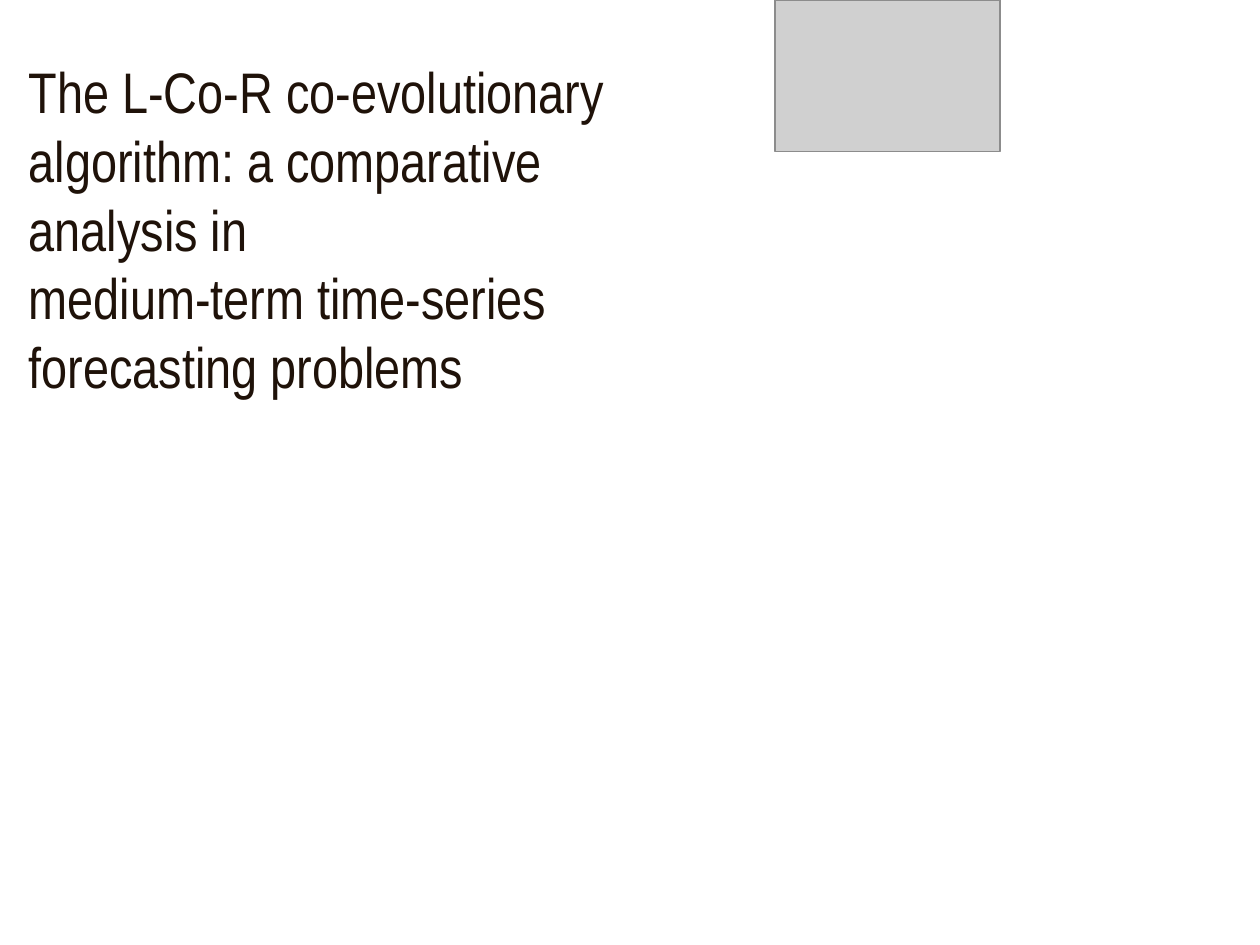
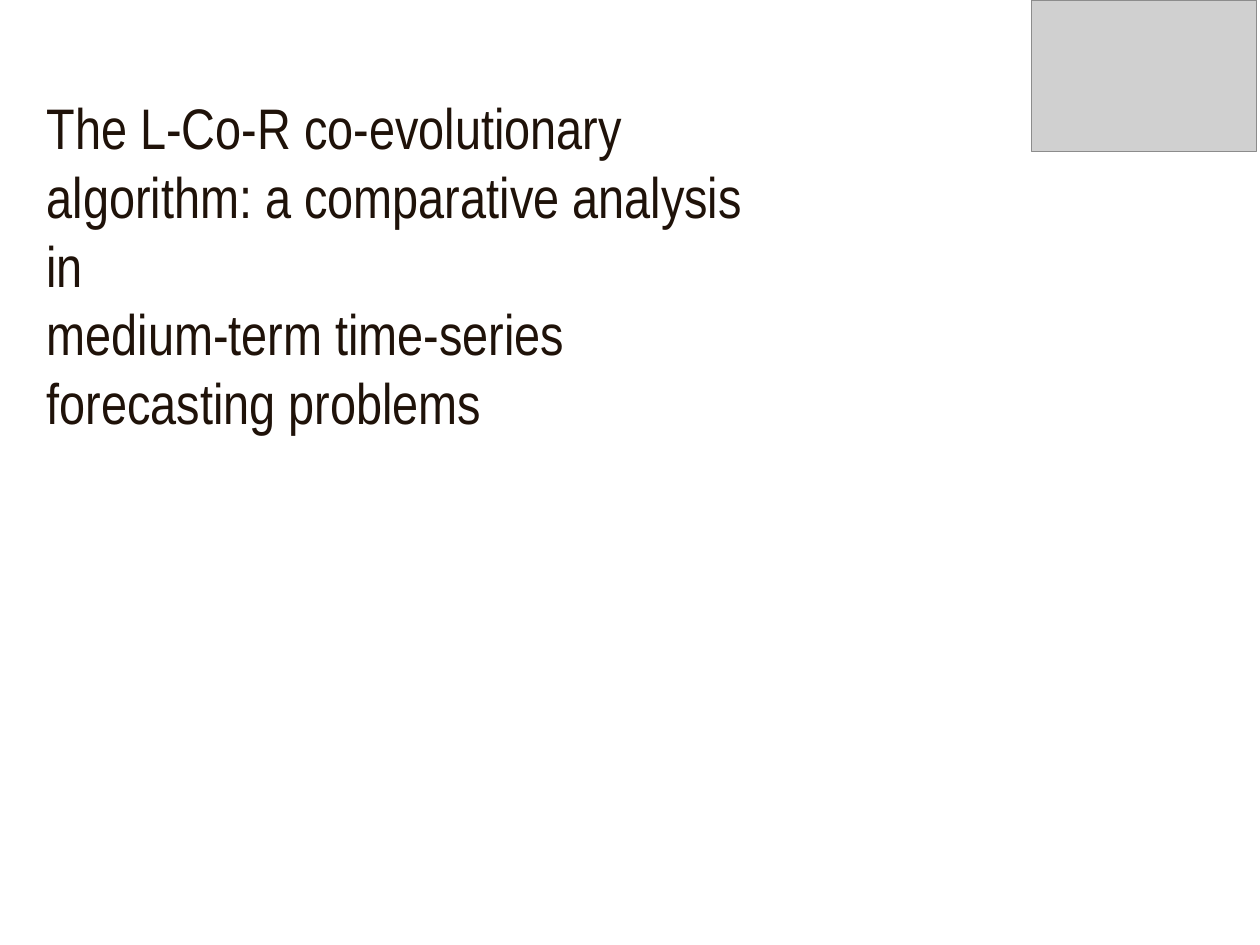
Before and after one commit to geneura/papers, a slide deck: slide 1 of 2013/ECTA-IJCCI_2013/lcor-ijcci-2013.odp. Drawn at 1260x945 pixels with LibreOffice and Linux fonts; fonts in the diff are those of the drawing; grey boxes stand for pictures; background and template pictures are left out. Boxes give left, top, right and bottom in pixels: in the first picture for what was removed or moved away, otherwise in the second. Text is boxed around its words. In the diff, an @@ line names an element or a change of style, - is before the commit and + after.

```diff
--- a/2013/ECTA-IJCCI_2013/lcor-ijcci-2013.odp
+++ b/2013/ECTA-IJCCI_2013/lcor-ijcci-2013.odp
@@ picture: place and size @@
-picture at <box>775,0,1000,152</box>
+picture at <box>1032,0,1258,152</box>
@@ title "The L-Co-R co-evolutionary algorithm: a ..." rewrapped from <box>29,71,604,399</box> to <box>47,107,742,435</box> @@
```
Also in this commit, not shown: 11 other slides changed.
